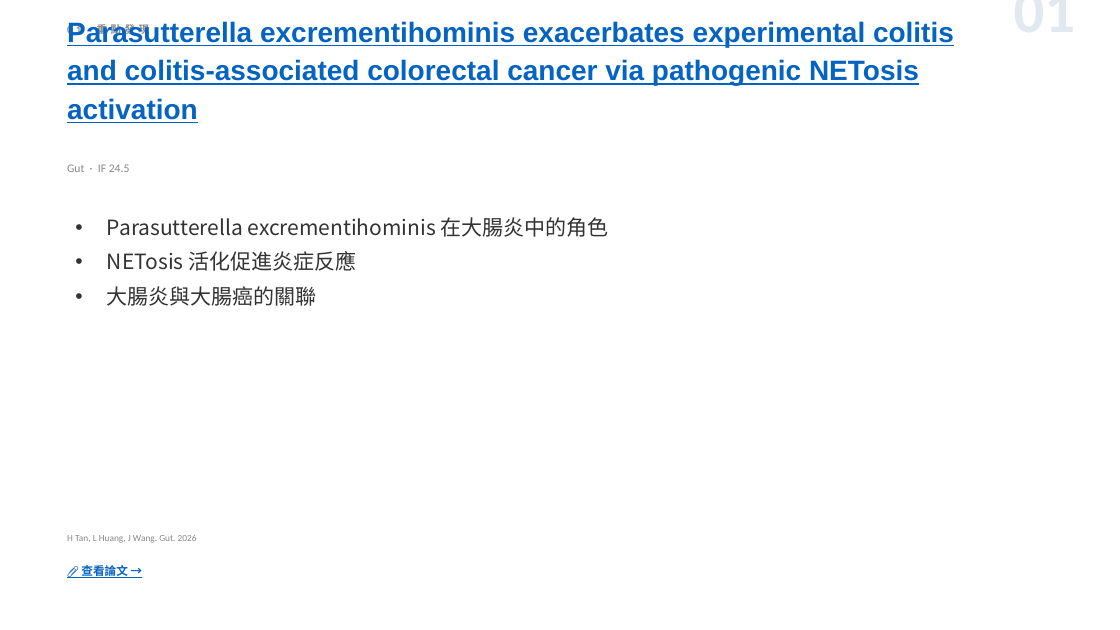
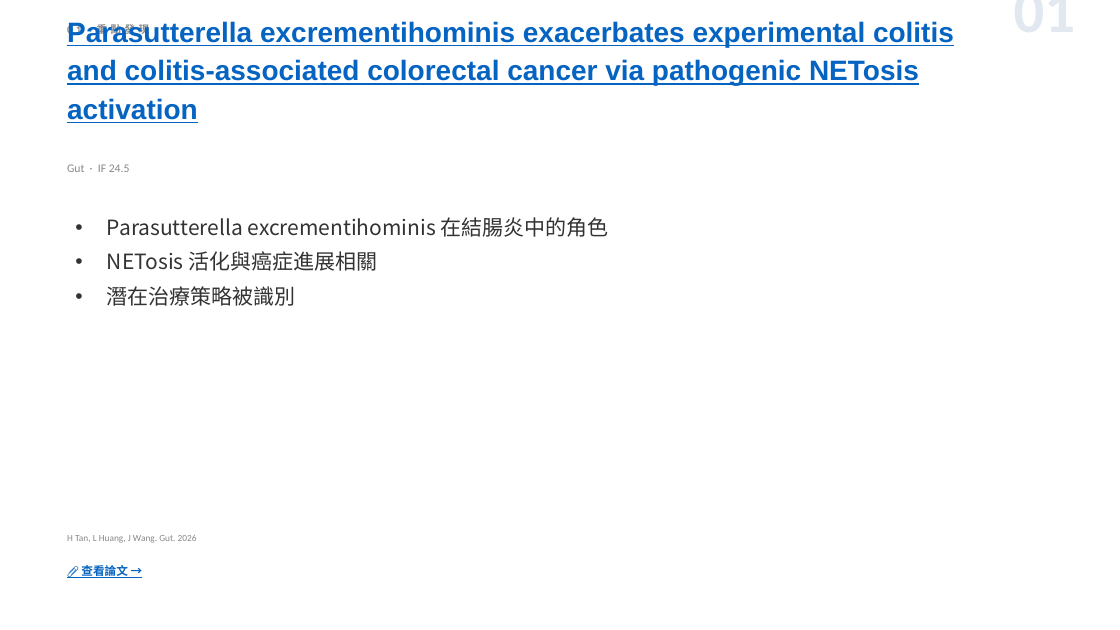
Before and after one commit to jejenhu-maker/colorectal-weekly-digest, a slide deck: slide 3 of docs/digest-zh.pptx. Drawn at 1120x630 pixels with LibreOffice and Linux fonts; fonts in the diff are those of the drawing. Boxes give left, top, right and bottom in pixels: in the first picture for what was removed or moved away, otherwise in the second. Text is boxed around its words. In the diff, an @@ line names an element or a change of style, - is before the commit and + after.

```diff
--- a/docs/digest-zh.pptx
+++ b/docs/digest-zh.pptx
@@ text at (107, 217, 609, 306): text changed @@
-• Parasutterella excrementihominis 在大腸炎中的角色
-• NETosis 活化促進炎症反應
-• 大腸炎與大腸癌的關聯
+• Parasutterella excrementihominis 在結腸炎中的角色
+• NETosis 活化與癌症進展相關
+• 潛在治療策略被識別
```
Also in this commit, not shown: 11 other slides changed, 2 slides added, 2 slides removed, 2 other files.
